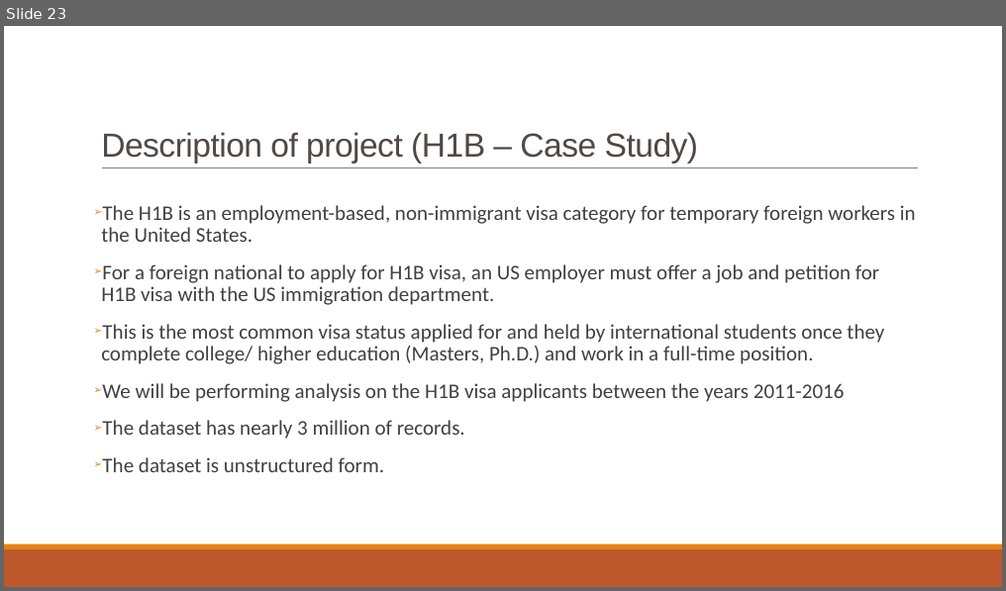
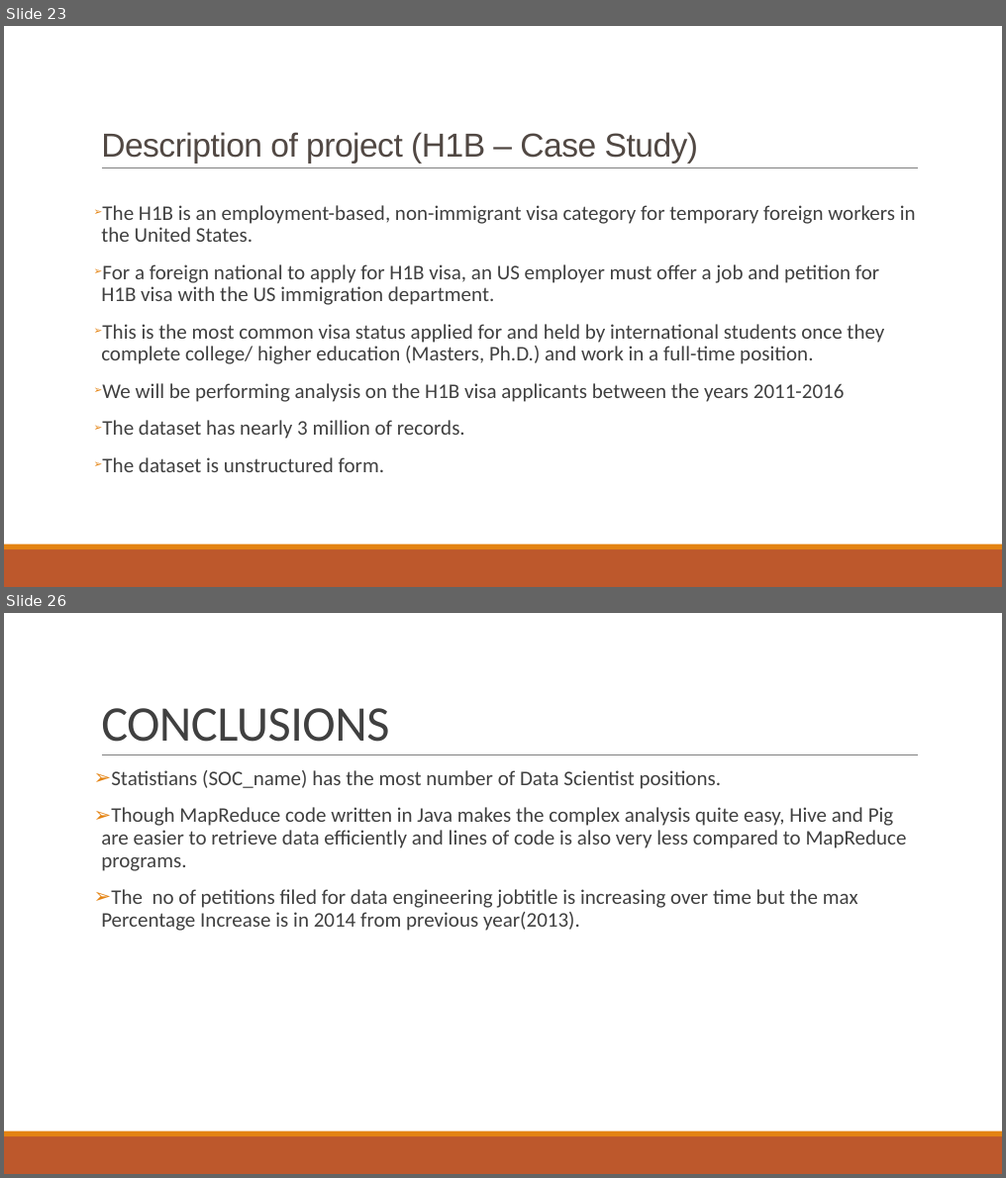
Before and after one commit to kkchaudhary11/H1B_Project, a slide deck: Big Data & Hadoop.pptx. Shown one above the other, each under a label of ours: slide 23 before the commit, slides 23 and 26 after it; the slides between them are not shown. The pictures are 1006x591 and 1006x1178 pixels, drawn with LibreOffice and Linux fonts; fonts in the diff are those of the drawing. Boxes give left, top, right and bottom in pixels: in the first picture for what was removed or moved away, otherwise in the second. Text is boxed around its words. In the diff, an @@ line names an element or a change of style, - is before the commit and + after.

```diff
--- a/Big Data & Hadoop.pptx
+++ b/Big Data & Hadoop.pptx
@@ slide 26 added at (4,613,1002,1174), background #FFFFFF; not listed: 3 template elements that a slide beside it also shows @@
@@ title added at (101,708,389,742), 48 pt, text #404040 @@
+CONCLUSIONS
@@ text added at (101,770,907,931), 20 pt, text #404040 @@
+➢ Statistians (SOC_name) has the most number of Data Scientist positions.
+➢ Though MapReduce code written in Java makes the complex analysis quite easy, Hive and Pig are easier to retrieve data efficiently and lines of code is also very less compared to MapReduce programs.
+➢ The no of petitions filed for data engineering jobtitle is increasing over time but the max Percentage Increase is in 2014 from previous year(2013).
```
Also in this commit, not shown: 2 other slides added, 6 other files.
